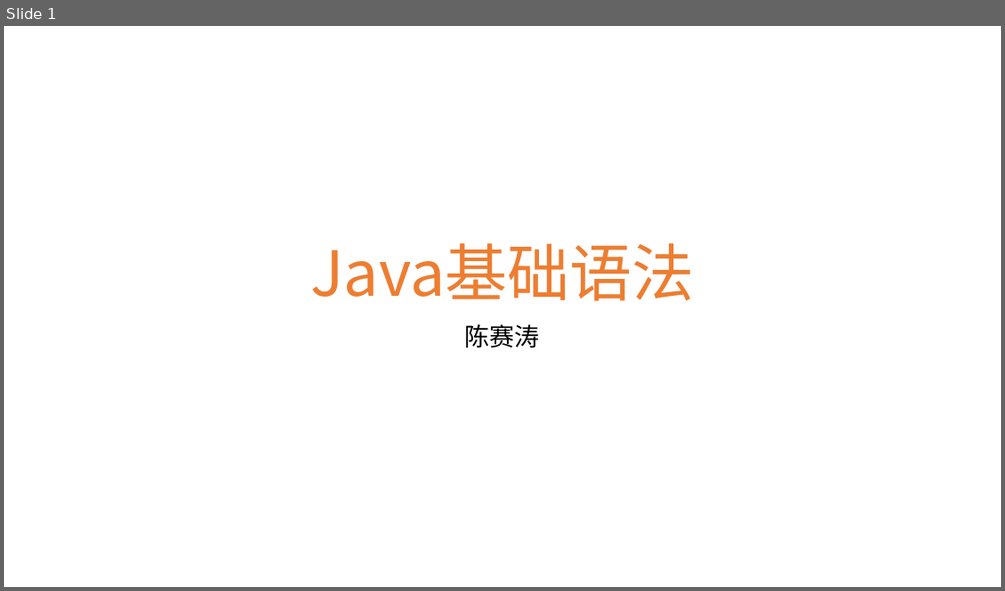
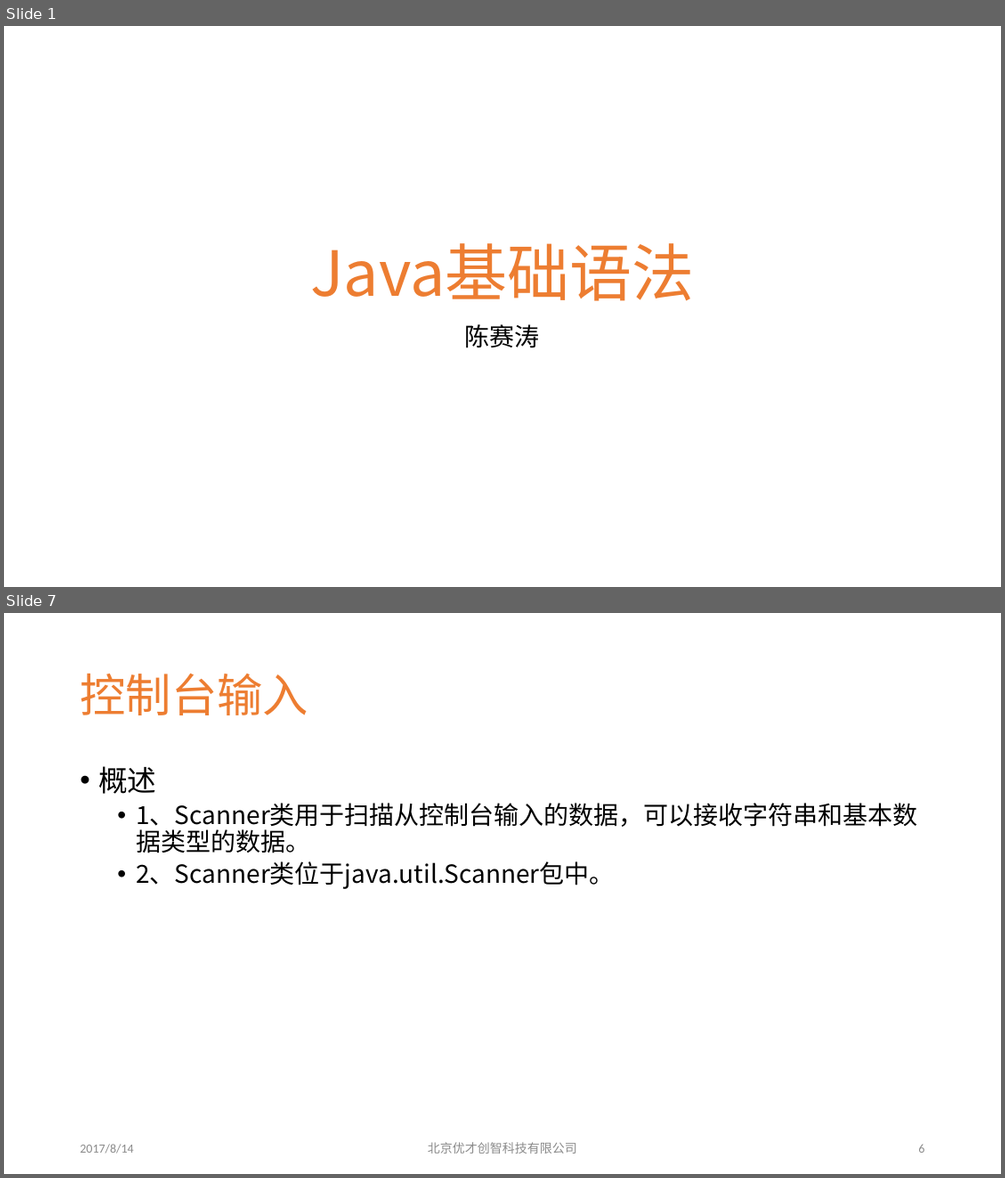
Before and after one commit to clawpo/doc, a slide deck: 第02章Java基础语法.pptx. Shown one above the other, each under a label of ours: slide 1 before the commit, slides 1 and 7 after it; the slides between them are not shown. The pictures are 1005x591 and 1005x1178 pixels, drawn with LibreOffice and Linux fonts; fonts in the diff are those of the drawing; background and template pictures are left out. Boxes give left, top, right and bottom in pixels: in the first picture for what was removed or moved away, otherwise in the second. Text is boxed around its words. In the diff, an @@ line names an element or a change of style, - is before the commit and + after.

```diff
--- a/第02章Java基础语法.pptx
+++ b/第02章Java基础语法.pptx
@@ slide 7 added at box(4, 613, 1001, 1174), background picture (left out) @@
@@ title added at box(80, 674, 308, 715), 44 pt, text #ED7D31 @@
+控制台输入
@@ text added at box(98, 766, 918, 889), 24 pt, text #000000 @@
+• 概述
+  • 1、Scanner类用于扫描从控制台输入的数据，可以接收字符串和基本数据类型的数据。
+  • 2、Scanner类位于java.util.Scanner包中。
@@ text added at box(80, 1143, 133, 1153), 12 pt, text #8C8C8C @@
+2017/8/14
@@ text added at box(428, 1142, 577, 1153), 12 pt, text #8C8C8C @@
+北京优才创智科技有限公司
@@ page number added at box(918, 1144, 924, 1152), 12 pt, text #8C8C8C @@
+6
```
Also in this commit, not shown: 46 slides changed, 12 other slides added.
